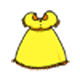
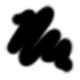
Before/after of a 80 x 80 layered artwork. What changed in the layer stack:
hid "other1buttonselected", painted on it over (x1=11, y1=10, x2=70, y2=72)
added layer "blackbuttonselected" above "blackbutton" over (x1=4, y1=4, x2=74, y2=74)
